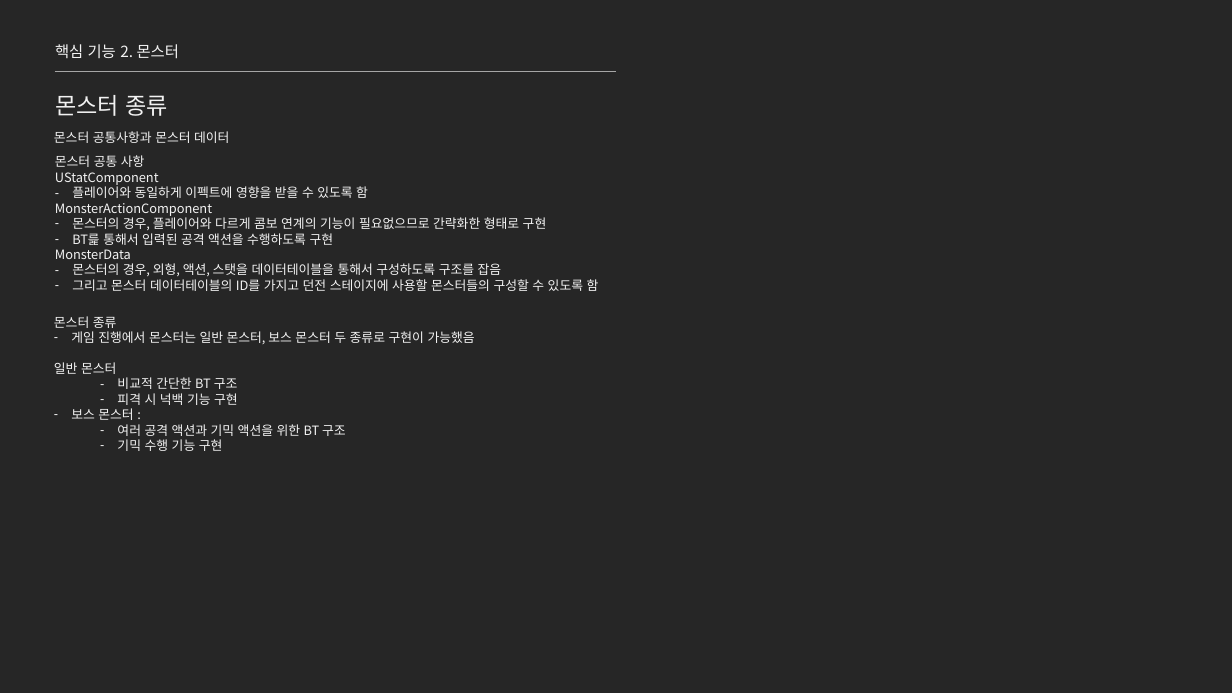
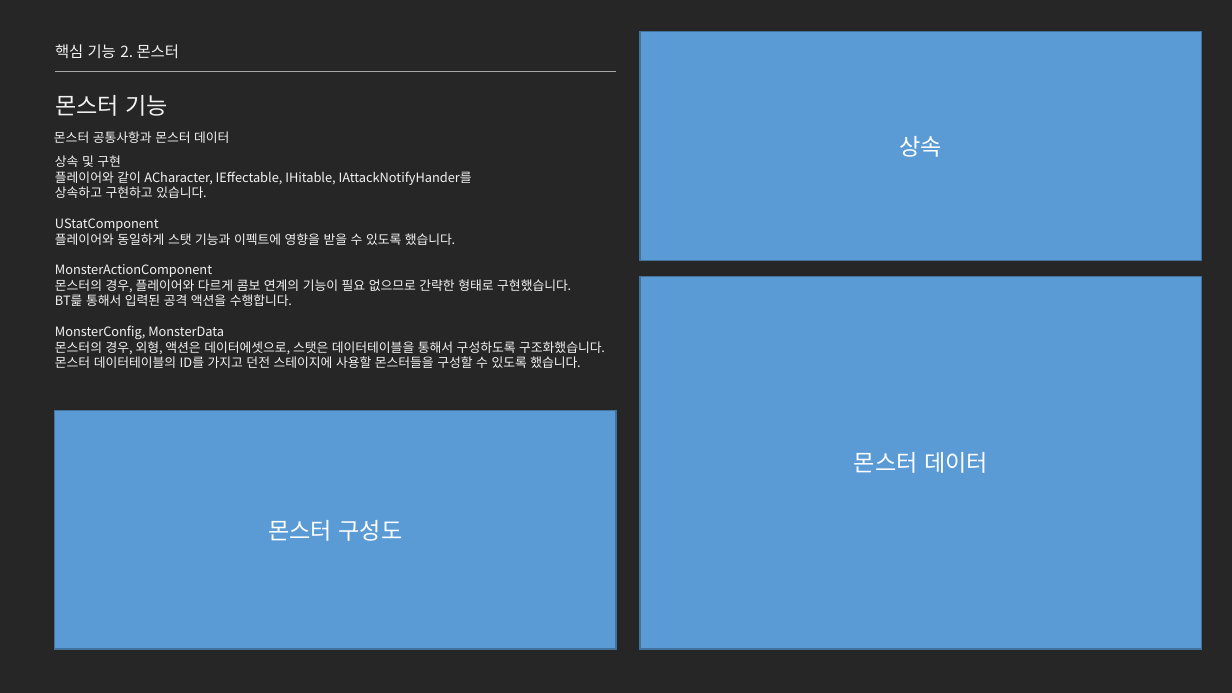
Before and after one commit to jhk0701/project-ARPGHunter, a slide deck: slide 17 of Docs/UnrealEngine_문서_김정환.pptx. Drawn at 1232x693 pixels with LibreOffice and Linux fonts; fonts in the diff are those of the drawing. Boxes give left, top, right and bottom in pixels: in the first picture for what was removed or moved away, otherwise in the second. Text is boxed around its words. In the diff, an @@ line names an element or a change of style, - is before the commit and + after.

```diff
--- a/Docs/UnrealEngine_문서_김정환.pptx
+++ b/Docs/UnrealEngine_문서_김정환.pptx
@@ rectangle added at bbox=[640, 31, 1202, 260], fill #5B9BD5, outline #43739E 1 pt, 18 pt, text #FFFFFF @@
+상속
@@ text at bbox=[55, 95, 168, 116]: text changed @@
-몬스터 종류
+몬스터 기능
@@ text at bbox=[55, 155, 472, 198]: text changed @@
-몬스터 공통 사항
+상속 및 구현
+플레이어와 같이 ACharacter, IEffectable, IHitable, IAttackNotifyHander를
+상속하고 구현하고 있습니다.
@@ text at bbox=[55, 230, 455, 245]: text changed @@
-– 플레이어와 동일하게 이펙트에 영향을 받을 수 있도록 함
+플레이어와 동일하게 스탯 기능과 이펙트에 영향을 받을 수 있도록 했습니다.
@@ text at bbox=[55, 276, 605, 368]: text changed @@
-– 몬스터의 경우, 플레이어와 다르게 콤보 연계의 기능이 필요없으므로 간략화한 형태로 구현
-– BT릁 통해서 입력된 공격 액션을 수행하도록 구현
-MonsterData
-– 몬스터의 경우, 외형, 액션, 스탯을 데이터테이블을 통해서 구성하도록 구조를 잡음
-– 그리고 몬스터 데이터테이블의 ID를 가지고 던전 스테이지에 사용할 몬스터들의 구성할 수 있도록 함
+몬스터의 경우, 플레이어와 다르게 콤보 연계의 기능이 필요 없으므로 간략한 형태로 구현했습니다.
+BT릁 통해서 입력된 공격 액션을 수행합니다.
+MonsterConfig, MonsterData
+몬스터의 경우, 외형, 액션은 데이터에셋으로, 스탯은 데이터테이블을 통해서 구성하도록 구조화했습니다.
+몬스터 데이터테이블의 ID를 가지고 던전 스테이지에 사용할 몬스터들을 구성할 수 있도록 했습니다.
@@ rectangle added at bbox=[640, 276, 1202, 649], fill #5B9BD5, outline #43739E 1 pt, 18 pt, text #FFFFFF @@
+몬스터 데이터
@@ text removed at bbox=[54, 316, 475, 451] @@
-몬스터 종류
-– 게임 진행에서 몬스터는 일반 몬스터, 보스 몬스터 두 종류로 구현이 가능했음
-일반 몬스터
-  – 비교적 간단한 BT 구조
-  – 피격 시 넉백 기능 구현
-– 보스 몬스터 :
-  – 여러 공격 액션과 기믹 액션을 위한 BT 구조
-  – 기믹 수행 기능 구현
@@ rectangle added at bbox=[55, 411, 616, 650], fill #5B9BD5, outline #43739E 1 pt, 18 pt, text #FFFFFF @@
+몬스터 구성도
```
Also in this commit, not shown: 2 other slides changed, 1 slide added.
